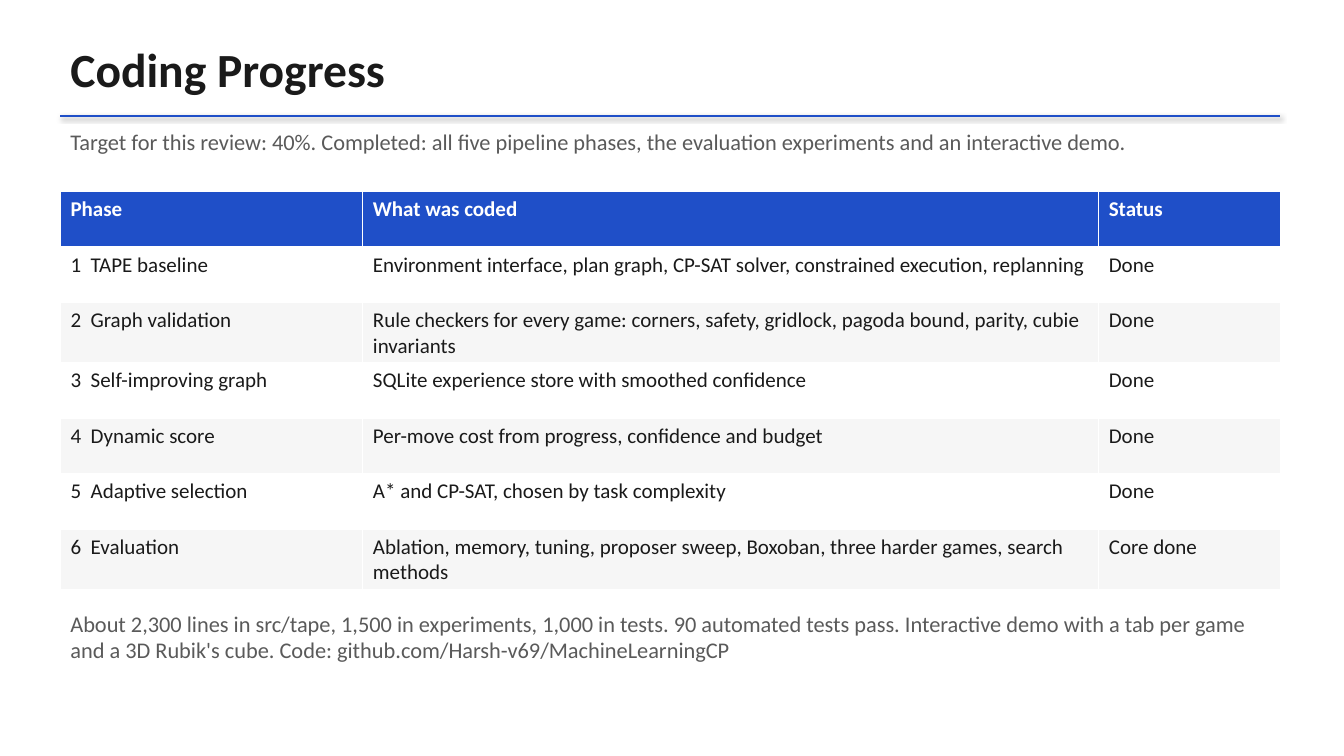
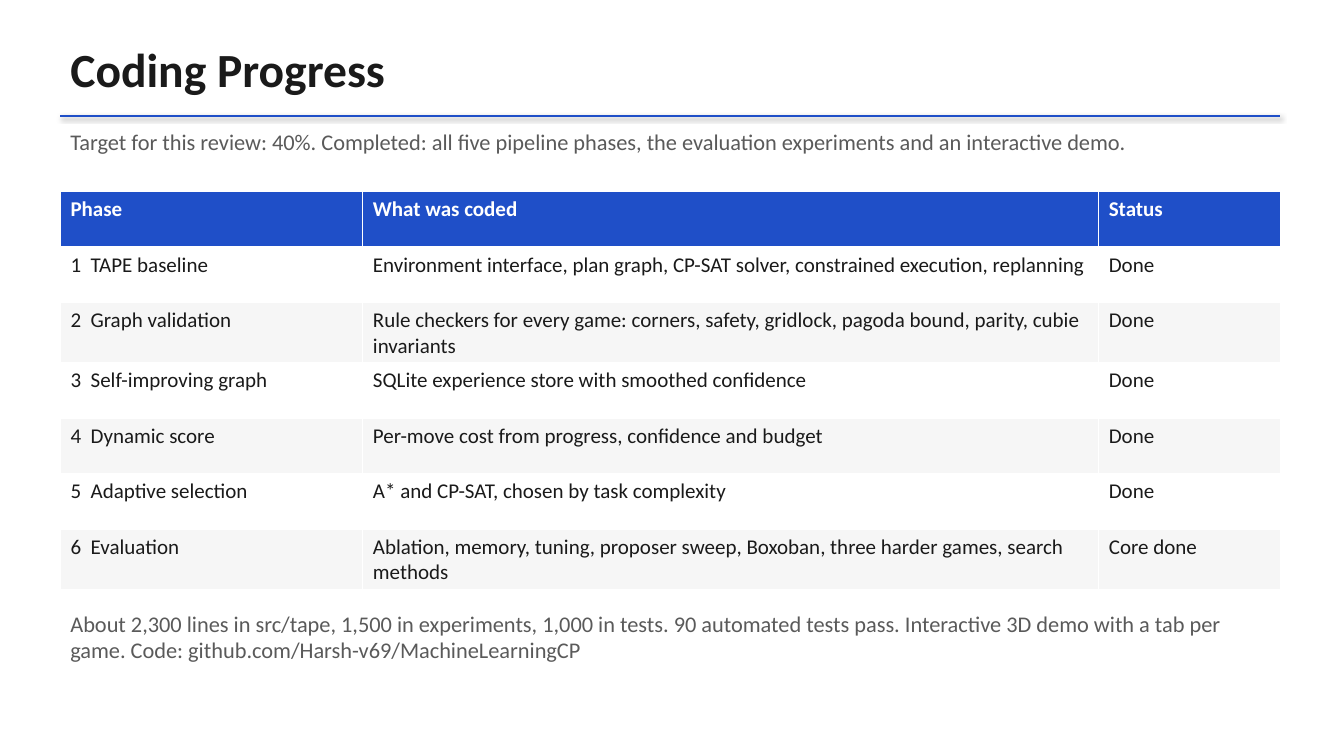
Before and after one commit to Harsh-v69/MachineLearningCP, a slide deck: slide 9 of docs/CP_Project_Review.pptx. Drawn at 1344x756 pixels with LibreOffice and Linux fonts; fonts in the diff are those of the drawing. Boxes give left, top, right and bottom in pixels: in the first picture for what was removed or moved away, otherwise in the second. Text is boxed around its words. In the diff, an @@ line names an element or a change of style, - is before the commit and + after.

```diff
--- a/docs/CP_Project_Review.pptx
+++ b/docs/CP_Project_Review.pptx
@@ text at bbox=[70, 616, 1221, 662]: text changed @@
-About 2,300 lines in src/tape, 1,500 in experiments, 1,000 in tests. 90 automated tests pass. Interactive demo with a tab per game and a 3D Rubik's cube. Code: github.com/Harsh-v69/MachineLearningCP
+About 2,300 lines in src/tape, 1,500 in experiments, 1,000 in tests. 90 automated tests pass. Interactive 3D demo with a tab per game. Code: github.com/Harsh-v69/MachineLearningCP
```
Also in this commit, not shown: 2 other slides changed, 2 slides added, 3 other files.
